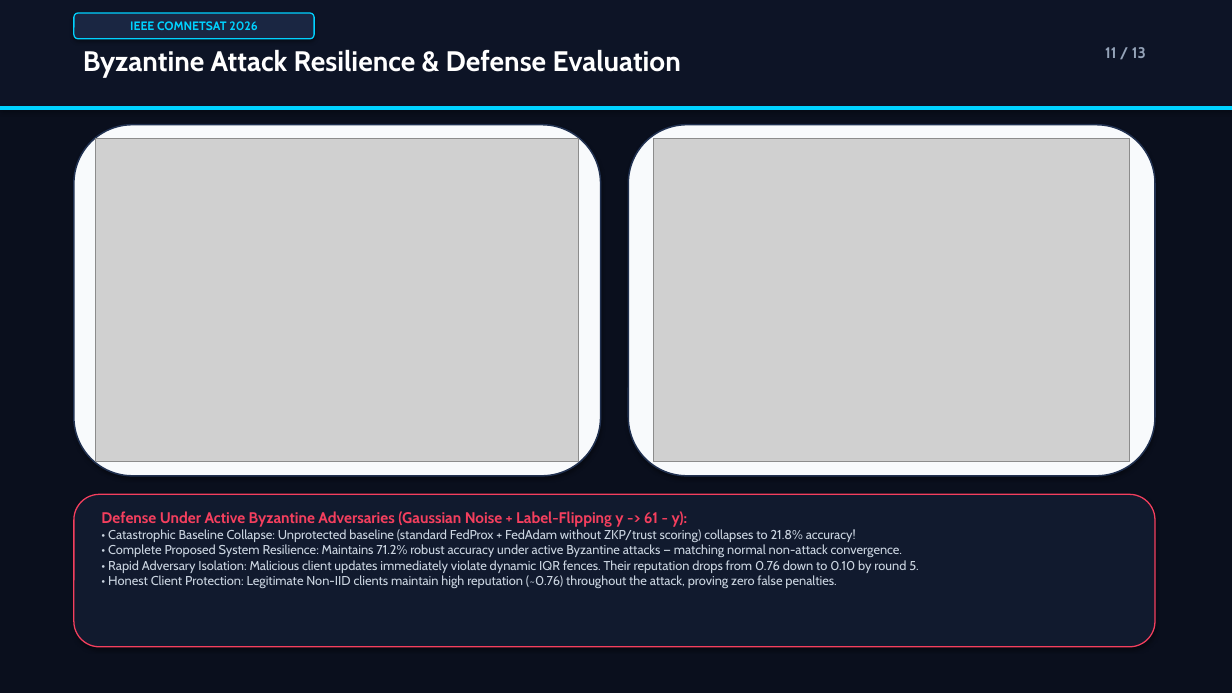
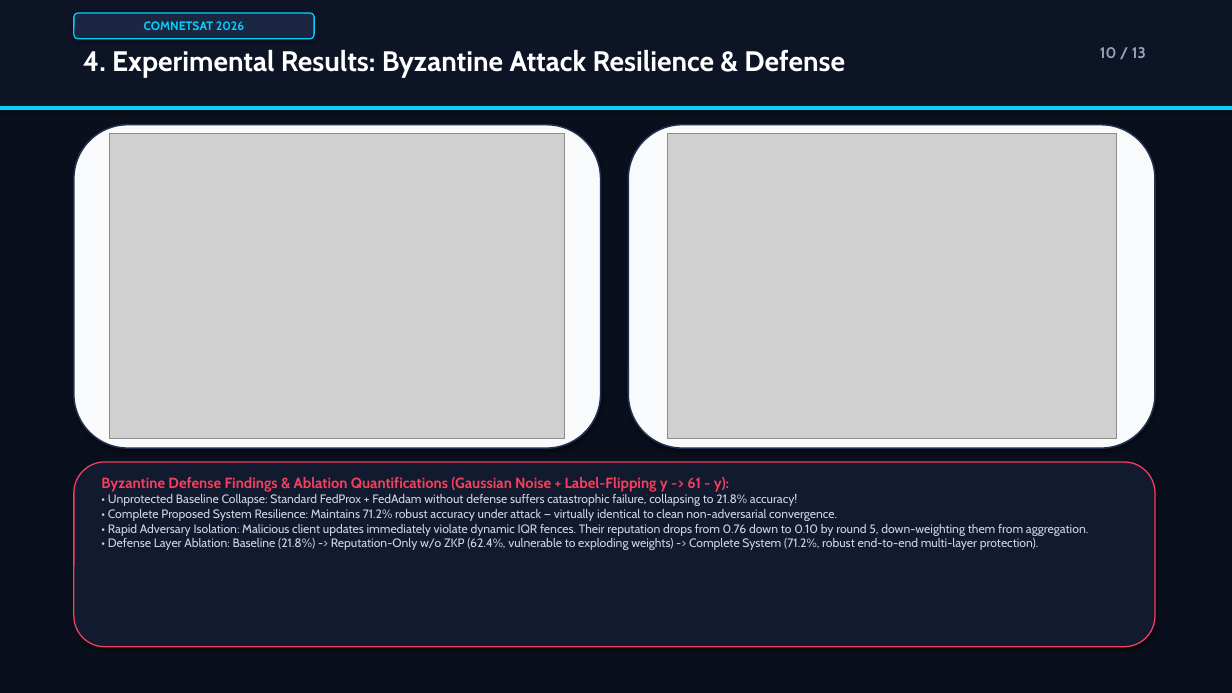
Before and after one commit to Ragingsnake/Project_NT114-main, a slide deck: slide 10 of presentation/ComNetSat2026_Presentation.pptx (slide 11 before the commit). Drawn at 1232x693 pixels with LibreOffice and Linux fonts; fonts in the diff are those of the drawing; grey boxes stand for pictures. Boxes give left, top, right and bottom in pixels: in the first picture for what was removed or moved away, otherwise in the second. Text is boxed around its words. In the diff, an @@ line names an element or a change of style, - is before the commit and + after.

```diff
--- a/presentation/ComNetSat2026_Presentation.pptx
+++ b/presentation/ComNetSat2026_Presentation.pptx
@@ text in rounded rectangle at (144, 21, 244, 30): text changed @@
-IEEE COMNETSAT 2026
+COMNETSAT 2026
@@ text at (83, 50, 845, 77): text changed @@
-Byzantine Attack Resilience & Defense Evaluation
+4. Experimental Results: Byzantine Attack Resilience & Defense
@@ text at (1100, 47, 1146, 58): text changed @@
-11 / 13
+10 / 13
@@ rounded rectangle: place and size @@
-rounded rectangle at (74, 125, 601, 476)
+rounded rectangle at (74, 125, 601, 448)
@@ picture: place and size @@
-picture at (96, 139, 579, 462)
+picture at (110, 134, 566, 439)
@@ rounded rectangle: place and size @@
-rounded rectangle at (628, 125, 1155, 476)
+rounded rectangle at (628, 125, 1155, 448)
@@ picture: place and size @@
-picture at (653, 139, 1130, 462)
+picture at (667, 134, 1116, 439)
@@ rounded rectangle: place and size @@
-rounded rectangle at (74, 494, 1155, 647)
+rounded rectangle at (74, 462, 1155, 647)
@@ text at (101, 477, 1088, 550): text changed; size 10 to 9.5 pt @@
-Defense Under Active Byzantine Adversaries (Gaussian Noise + Label-Flipping y -> 61 - y):
-• Catastrophic Baseline Collapse: Unprotected baseline (standard FedProx + FedAdam without ZKP/trust scoring) collapses to 21.8% accuracy!
-• Complete Proposed System Resilience: Maintains 71.2% robust accuracy under active Byzantine attacks — matching normal non-attack convergence.
-• Rapid Adversary Isolation: Malicious client updates immediately violate dynamic IQR fences. Their reputation drops from 0.76 down to 0.10 by round 5.
-• Honest Client Protection: Legitimate Non-IID clients maintain high reputation (~0.76) throughout the attack, proving zero false penalties.
+Byzantine Defense Findings & Ablation Quantifications (Gaussian Noise + Label-Flipping y -> 61 - y):
+• Unprotected Baseline Collapse: Standard FedProx + FedAdam without defense suffers catastrophic failure, collapsing to 21.8% accuracy!
+• Complete Proposed System Resilience: Maintains 71.2% robust accuracy under attack — virtually identical to clean non-adversarial convergence.
+• Rapid Adversary Isolation: Malicious client updates immediately violate dynamic IQR fences. Their reputation drops from 0.76 down to 0.10 by round 5, down-weighting them from aggregation.
+• Defense Layer Ablation: Baseline (21.8%) -> Reputation-Only w/o ZKP (62.4%, vulnerable to exploding weights) -> Complete System (71.2%, robust end-to-end multi-layer protection).
```
Also in this commit, not shown: 2 other slides changed, 10 slides added, 10 slides removed, 1 other file.
